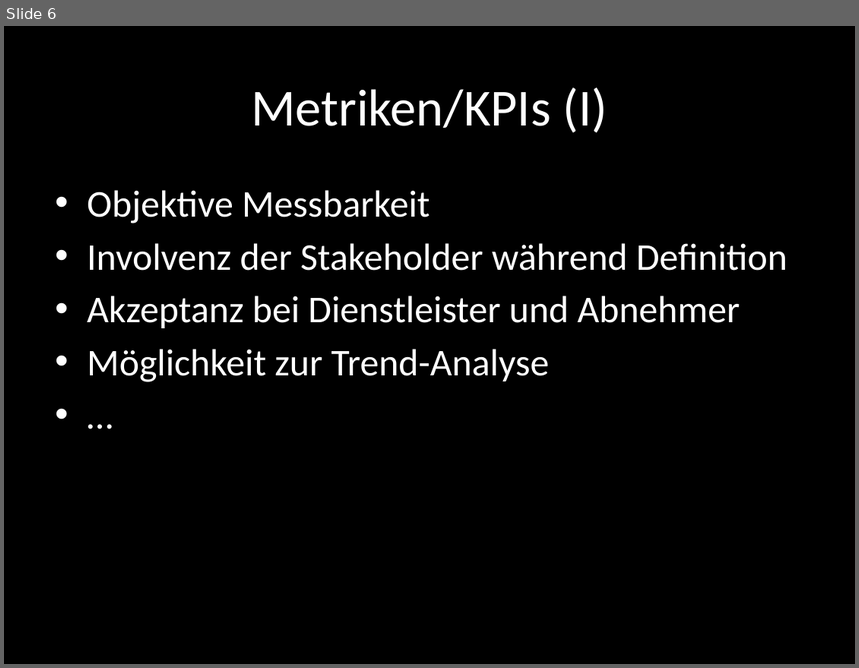
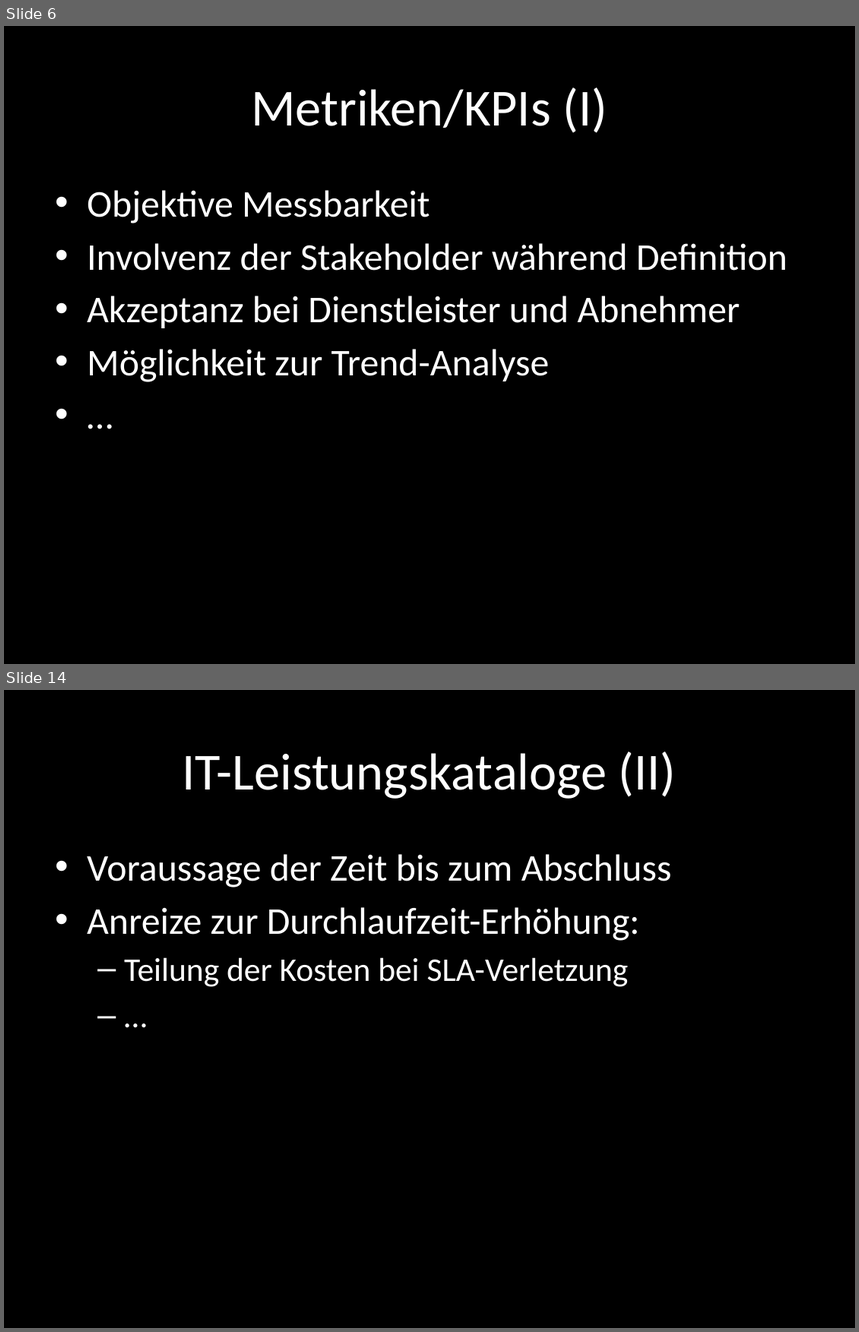
Before and after one commit to foyan/E2E, a slide deck: End-to-end Monitoring.pptx. Shown one above the other, each under a label of ours: slide 6 before the commit, slides 6 and 14 after it; the slides between them are not shown. The pictures are 859x668 and 859x1332 pixels, drawn with LibreOffice and Linux fonts; fonts in the diff are those of the drawing. Boxes give left, top, right and bottom in pixels: in the first picture for what was removed or moved away, otherwise in the second. Text is boxed around its words. In the diff, an @@ line names an element or a change of style, - is before the commit and + after.

```diff
--- a/End-to-end Monitoring.pptx
+++ b/End-to-end Monitoring.pptx
@@ slide 14 added at bbox=[4, 690, 855, 1328], background #000000 @@
@@ title added at bbox=[182, 752, 677, 799], 44 pt, text #FFFFFF @@
+IT-Leistungskataloge (II)
@@ text added at bbox=[87, 854, 672, 987], 32 pt, text #FFFFFF @@
+• Voraussage der Zeit bis zum Abschluss
+• Anreize zur Durchlaufzeit-Erhöhung:
+  – Teilung der Kosten bei SLA-Verletzung
+  – …
```
Also in this commit, not shown: 1 slide changed, 12 other slides added, 1 slide removed, 2 other files.
